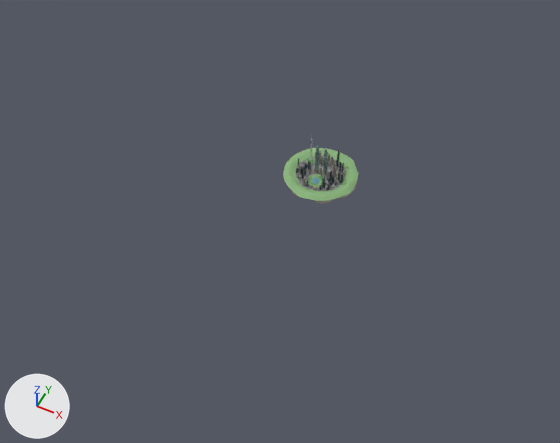
The glTF model public/models/home/petronas-skyline.glb, before and after one commit.
Both versions are drawn from a camera (50 mm lens) standing at (24.9, -60.4, 64.4) and looking at (-2.0, -6.6, -2.9). The lights are fixed; the arrows at lower left show +X, +Y and +Z. The first picture is the older version.

In view in the first picture: 'CityPlaza', 'FillerDark', 'FillerLight', 'FloatingIsland' and 6 more.
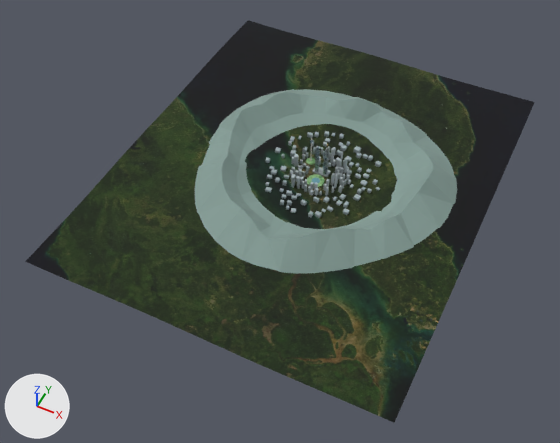
Pixel boxes (x1, y1, x2, y2) of what changed, in the pictures (560 x 443 px):
'MalaysiaSatelliteTerrain', added (green): after (25, 20, 535, 423)
'MountainRing360', added: after (195, 89, 457, 274)
'FloatingIsland', deleted: before (283, 148, 359, 204)
    faces in mat_grass (green #89b37c): (284, 148, 359, 201)
'CityOuterLowPoly', added: after (265, 131, 382, 218)
'CityCoreLowPoly', added: after (290, 146, 352, 196)
'CityPlaza', deleted: before (295, 156, 346, 191)
'FillerDark', deleted: before (296, 150, 344, 190)
'FillerLight', deleted: before (297, 151, 345, 191)

What the commit changed:
Picture 'malaysia-terrain-crop' (img_malaysia_terrain_crop) is new.
Material 'MalaysiaSatelliteMaterial' (mat_malaysiasatellitematerial) is new.
Its texture is img_malaysia_terrain_crop.
Its roughness is 0.95.
Material 'MountainRidge' (mat_mountainridge) is new.
Its base color is (0.24, 0.34, 0.31) (grey #869e97).
Its roughness is 1.0.
Material 'CityFar' (mat_cityfar) is new.
Its base color is (0.32, 0.39, 0.41) (grey #99a8ac).
Its roughness is 0.9.
Material 'CityNear' (mat_citynear) is new.
Its base color is (0.4, 0.46, 0.48) (grey #aab5b8).
Its metallic is 0.15.
Its roughness is 0.78.
Mesh me_malaysiaterrainmesh is new.
It has 1681 vertices, 3200 faces and spans x -22.4..19.2, y -26.2..23.8, z 0.0..0.3.
It uses material mat_malaysiasatellitematerial (picture img_malaysia_terrain_crop).
Mesh me_mountainring360mesh is new.
It has 192 vertices, 288 faces and spans x -15.1..15.9, y -16.0..15.1, z -0.1..3.1.
It uses material mat_mountainridge (grey #869e97).
Mesh me_cube_180 is new.
It has 576 vertices, 864 faces and spans x -10.37..3.59, y -11.99..2.3, z -0.18..0.37.
It uses material mat_cityfar (grey #99a8ac).
Mesh me_cube_179 is new.
It has 640 vertices, 960 faces and spans x -5.59..2.02, y -5.27..2.29, z -0.22..1.92.
It uses material mat_citynear (grey #aab5b8).
Object 'CityPlaza' (ob_cityplaza) is deleted.
Object 'FillerDark' (ob_fillerdark) is deleted.
Object 'FillerLight' (ob_fillerlight) is deleted.
Object 'FloatingIsland' (ob_floatingisland) is deleted.
Object 'MalaysiaSatelliteTerrain' (ob_malaysiasatelliteterrain) is new; it shows me_malaysiaterrainmesh.
Its location is (0.0, 0.0, 0.0).
Object 'MountainRing360' (ob_mountainring360) is new; it shows me_mountainring360mesh.
Its location is (0.0, 0.0, 0.0).
Object 'CityOuterLowPoly' (ob_cityouterlowpoly) is new; it shows me_cube_180.
Its location is (3.65, 4.85, 0.21).
Object 'CityCoreLowPoly' (ob_citycorelowpoly) is new; it shows me_cube_179.
Its location is (1.76, 1.5, 0.25).
